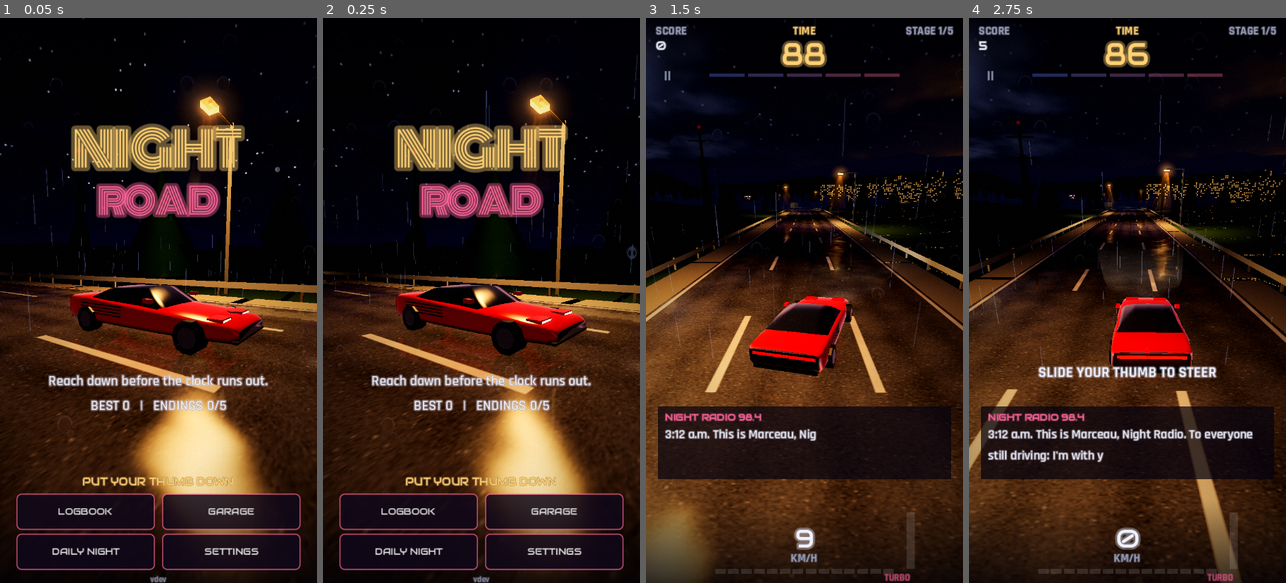
Above: before the commit, frames 1-4 (left to right).
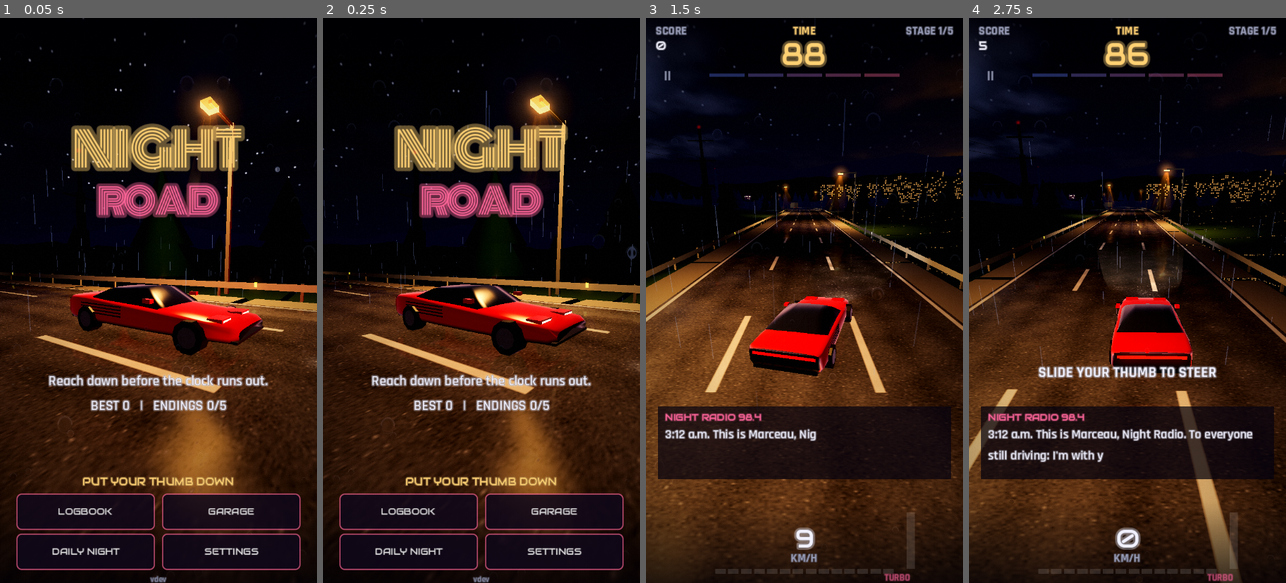
Above: after the commit, the same moments.

Repository: s3str4/IPHONEDUO
Game: Godot game, scene res://scenes/main.tscn
The game is run twice, just before and just after one commit, with the same random seed, the same clock (stepped at 60 frames per second) and the same inputs.
Inputs (mouse positions are in pixels of both pictures, inside the frame that each line leads up to):
- Up to frame 1 (0.05 s): no input
- Up to frame 2 (0.25 s): no input
- Up to frame 3 (1.5 s): tap Enter at 0.5 s; move the mouse to (874, 272) at 0.52 s; hold Right 0.53-1.25 s; tap Shift at 0.6 s; click (874, 272) at 0.67 s; tap Space at 0.77 s; drag from (741, 328) to (788, 413) at 1.27 s
- Up to frame 4 (2.75 s): move the mouse to (1159, 176) at 2.02 s; hold Right from 2.03 s (still down); hold Q from 2.03 s (still down)

The runs differ from the first frame. In frame 1, 7.2% of the frame differs, in the area x 0-100%, y 16-92%; in frame 2, 5.4%; in frame 3, 2.7%; in frame 4, 0.5%.

Commit message:
Retours de test : musique audible, route lisible, plus de freeze aux chocs
Musique : en pleine course elle passait 17 dB sous le moteur, le vent et la
pluie (calculé sur les fichiers et les volumes du jeu) : remontée, bruitages
baissés, elle est maintenant ~5 dB sous eux.

Route : la tache blanche derrière la voiture était le reflet brillant des
lampadaires sur la chaussée mouillée (trouvé en coupant les lumières une à
une) : fortement réduit. Reflet miroir moins fort et plafonné, gerbes
d'eau plus discrètes, néon sous caisse moins éblouissant. Marquages : moins
glissants, ils renvoient la lumière des phares. Balises réfléchissantes sur
les glissières tous les 25 m (blanches à droite, orange à gauche) pour lire
les virages de loin.

Freeze : plus de micro-ralenti aux chocs et aux frôlages ; étincelles,
hologramme et voiture de police sont dessinés une fois, cachés, au
chargement, pour que le navigateur compile leurs shaders avant la course.

Co-Authored-By: Claude Opus 5.5 <noreply@anthropic.com>
Claude-Session: https://claude.ai/code/session_01KvDVzAi7Qc1dRUEBqzkxJE

Diff:
--- a/scripts/audio_director.gd
+++ b/scripts/audio_director.gd
@@ -60,7 +60,9 @@
 	_siren = _loop("siren", -80.0)
 	_music = AudioStreamPlayer.new()
 	_music.bus = AudioServer.get_bus_name(_music_bus)
-	_music.volume_db = -9.0
+	# Mélange : en pleine course, la musique passait 17 dB sous le moteur, le
+	# vent et la pluie (inaudible). Elle est maintenant ~5 dB sous les bruitages.
+	_music.volume_db = 0.0
 	add_child(_music)
 	for i in 6:
 		var p := AudioStreamPlayer.new()
@@ -86,12 +88,12 @@
 	var load := 1.0 if throttle > 0.0 else 0.55
 	_engine_low.pitch_scale = 0.55 + rpm * 1.25
 	_engine_high.pitch_scale = 0.5 + rpm * 1.15
-	_engine_low.volume_db = linear_to_db(lerpf(0.9, 0.45, rpm) * load * _engine_fade + 0.001) - 6.0
-	_engine_high.volume_db = linear_to_db(pow(rpm, 1.6) * load * 0.8 * _engine_fade + 0.001) - 6.0
+	_engine_low.volume_db = linear_to_db(lerpf(0.9, 0.45, rpm) * load * _engine_fade + 0.001) - 9.0
+	_engine_high.volume_db = linear_to_db(pow(rpm, 1.6) * load * 0.8 * _engine_fade + 0.001) - 9.0
 	var v := clampf(speed / CarPhysics.TOP_SPEED, 0.0, 1.0)
-	_wind.volume_db = linear_to_db(v * v * 0.7 + 0.001) - 4.0
-	_tires.volume_db = linear_to_db(pow(v, 1.4) * rain_amount * 0.6 + 0.001) - 6.0
-	_rain.volume_db = linear_to_db((0.0 if tunnel else rain_amount) * 0.7 + 0.001) - 4.0
+	_wind.volume_db = linear_to_db(v * v * 0.7 + 0.001) - 7.0
+	_tires.volume_db = linear_to_db(pow(v, 1.4) * rain_amount * 0.6 + 0.001) - 9.0
+	_rain.volume_db = linear_to_db((0.0 if tunnel else rain_amount) * 0.7 + 0.001) - 7.0
 	_reverb.wet = move_toward(_reverb.wet, 0.35 if tunnel else 0.0, delta * 1.5)
 
 
--- a/scripts/car_view.gd
+++ b/scripts/car_view.gd
@@ -87,13 +87,20 @@
 
 ## Gerbes d'eau : intensité 0..1 (vitesse × humidité), teintées par la lumière.
 func set_spray(amount: float, light: float) -> void:
-	var lit := 0.5 + light * 0.9
+	var lit := 0.4 + light * 0.5
 	_spray_material.set_shader_parameter("amount", amount)
 	_spray_material.set_shader_parameter("tint", Vector3(0.62, 0.68, 0.8) * lit)
 	_spray.visible = amount > 0.02
 
 
 ## Gerbe d'étincelles du côté touché (-1 gauche, 1 droite, 0 devant).
+## Préchauffage : une gerbe tirée hors de vue (voir Main).
+func warm_sparks(where: Vector3) -> void:
+	_sparks.global_position = where
+	_sparks.restart()
+	_sparks.emitting = true
+
+
 func sparks(side: float) -> void:
 	_sparks.position = Vector3(side * 0.95, 0.4, -1.6 if side == 0.0 else 0.3)
 	_sparks.restart()
--- a/scripts/main.gd
+++ b/scripts/main.gd
@@ -104,6 +104,8 @@
 var _ghost_lost := false
 var _run_time := 0.0
 var _seed := 1
+## Préchauffage des effets rares (voir _warm_up_step), en images restantes.
+var _warm_frames := 4
 var _share: ShareCard
 ## Brouillard et météo courants, qui glissent vers ceux de l'ambiance.
 var _fog_scale := 1.0
@@ -259,8 +261,7 @@
 			hud.hint("TURBO PRÊT : GLISSE LE POUCE VERS LE HAUT"))
 	hud.resume_requested.connect(_set_paused.bind(false))
 	game.near_miss.connect(func(_p: int) -> void:
-		audio.play("whoosh", -4.0, randf_range(0.9, 1.15))
-		_slowmo(0.4, 150))
+		audio.play("whoosh", -4.0, randf_range(0.9, 1.15)))
 	game.station_reached.connect(func(_i: int, _t: float) -> void: audio.play("chime", -6.0))
 
 	game.station_reached.connect(_on_station)
@@ -324,7 +325,7 @@
 func _impact(side: float, strength: float) -> void:
 	car_view.sparks(side)
 	_hit = maxf(_hit, strength)
-	_slowmo(0.25, 200)
+	# Plus de micro-ralenti aux chocs : ressenti comme un freeze (retour de test).
 
 
 ## Micro-ralenti : le temps du jeu ralentit pendant `ms` millisecondes réelles.
@@ -530,6 +531,7 @@
 	traffic_view.sync(traffic, track)
 	police_view.sync(police, car, track, builder.water_side, delta)
 	_update_ghost()
+	_warm_up_step()
 	var ram_side := 99
 	if police.state == Police.State.RAM:
 		var dx := police.ram_x - car.x
@@ -696,7 +698,8 @@
 	# Le néon sous caisse éclaire la chaussée (et se reflète dedans).
 	var neon := car_view.neon_color()
 	if neon != Color.BLACK:
-		sources.append([car_view.global_position + Vector3.UP * 0.25, neon, 7.0, 3.0])
+		# Discret : plus fort, il saturait en tache blanche derrière la voiture.
+		sources.append([car_view.global_position + Vector3.UP * 0.25, neon, 5.0, 1.1])
 	sources.append_array(_ending.get("lights", []))
 	sources.append_array(police_view.light_sources())
 	_lights.update(sources, cam, delta)
@@ -855,6 +858,23 @@
 	_overlay_at = _time + ENDING_SCENE_TIME
 
 
+## Préchauffage : les effets rares (étincelles, hologramme du fantôme, voiture
+## de police et ses gyrophares) sont dessinés quelques images, cachés sous la
+## route, pendant le chargement. Le navigateur compile leurs shaders à ce
+## moment-là plutôt qu'au premier choc (qui figeait l'image un instant).
+func _warm_up_step() -> void:
+	if _warm_frames <= 0:
+		return
+	_warm_frames -= 1
+	var hidden := track.transform_at(car.s + 14.0, 0.0, -2.5)
+	var done := _warm_frames == 0
+	ghost_view.visible = not done
+	ghost_view.transform = hidden
+	police_view.warm_up(hidden, not done)
+	if _warm_frames == 3:
+		car_view.warm_sparks(hidden.origin)
+
+
 ## Fantôme : affiché tant qu'il suit la même route, écart en secondes à l'écran.
 func _update_ghost() -> void:
 	if ghost == null or _ghost_lost or game.state == GameRun.State.WAITING or _anchor < INF:
--- a/scripts/police_view.gd
+++ b/scripts/police_view.gd
@@ -63,6 +63,14 @@
 	return mi
 
 
+## Préchauffage (voir Main) : visible, gyrophares allumés, à l'endroit donné.
+func warm_up(where: Transform3D, on: bool) -> void:
+	visible = on
+	transform = where
+	_red.visible = on
+	_blue.visible = on
+
+
 ## Rouge allumé pendant la première moitié de la période, bleu ensuite.
 static func red_on(t: float) -> bool:
 	return fmod(t, FLASH) < FLASH * 0.5
--- a/scripts/road_builder.gd
+++ b/scripts/road_builder.gd
@@ -89,8 +89,10 @@
 	road_material.shader = surface
 	road_material.set_shader_parameter("albedo_tex", load("res://assets/textures/road.png"))
 	road_material.set_shader_parameter("wet", 0.9)
-	road_material.set_shader_parameter("reflectivity", 0.85)
-	road_material.set_shader_parameter("specular_strength", 0.5)
+	# Reflets plus discrets : la route mouillée gênait la lecture (retour de test).
+	road_material.set_shader_parameter("reflectivity", 0.5)
+	road_material.set_shader_parameter("specular_strength", 0.05)
+	road_material.set_shader_parameter("marking", 1.0)
 	road_material.set_shader_parameter("ripples", 0.25)
 	env_material = ShaderMaterial.new()
 	env_material.shader = surface
@@ -357,6 +359,7 @@
 		match phase - GROUND_SLICES:
 			1:
 				_build_rails(env, s0, s1)
+				_build_delineators(glow, s0, s1)
 				_build_lamps(env, glow, s0, s1)
 			2:
 				_build_trees(env, job["index"], s0, s1)
@@ -798,6 +801,22 @@
 				_box(st, _road_pos(sa, x + 0.15 * side, 0.0), track.yaw_at(sa), Vector3(0.12, 0.8, 0.12), post, la)
 
 
+## Balises réfléchissantes sur les glissières, tous les 25 m : blanches à
+## droite, orange à gauche, comme sur l'autoroute. De loin, elles dessinent le
+## virage qui arrive (lisibilité de nuit, sous la pluie).
+const DELINEATOR_SPACING := 25.0
+
+
+func _build_delineators(glow: SurfaceTool, s0: float, s1: float) -> void:
+	for s in _every(DELINEATOR_SPACING, 0.0, s0, s1):
+		if in_tunnel(s) or _near_checkpoint(s, 30.0):
+			continue
+		var yaw := track.yaw_at(s)
+		for side in [-1.0, 1.0]:
+			var c := Color(1.0, 0.95, 0.85) if side > 0.0 else Color(1.0, 0.55, 0.15)
+			_glow_box(glow, _road_pos(s, 7.9 * side, 0.58), yaw, Vector3(0.07, 0.24, 0.12), c, 2.2)
+
+
 func _build_lamps(env: SurfaceTool, glow: SurfaceTool, s0: float, s1: float) -> void:
 	var pole := Color(0.2, 0.21, 0.23)
 	var lamp_color: Color = _theme.get("lamp_color", LAMP_COLOR)
--- a/shaders/night_spray.gdshader
+++ b/shaders/night_spray.gdshader
@@ -14,5 +14,6 @@
 	float along = (1.0 - UV.y) * smoothstep(0.0, 0.08, UV.y);
 	float across = 1.0 - abs(UV.x - 0.5) * 2.0;
 	ALBEDO = tint;
-	ALPHA = clamp(amount * mist * along * across * 2.6, 0.0, 0.85);
+	// Discrète : plus opaque, elle cachait la route derrière la voiture.
+	ALPHA = clamp(amount * mist * along * across * 1.5, 0.0, 0.45);
 }
--- a/shaders/night_surface.gdshader
+++ b/shaders/night_surface.gdshader
@@ -19,6 +19,9 @@
 uniform vec3 baked_tint = vec3(1.0, 0.62, 0.28);
 uniform float baked_strength = 1.6;
 uniform float ripples = 0.0;
+// Route : la peinture des marquages (texels clairs) est moins glissante sous la
+// pluie et renvoie la lumière des phares vers la voiture (rétroréflexion).
+uniform float marking = 0.0;
 
 void fragment() {
 	vec3 P = (INV_VIEW_MATRIX * vec4(VERTEX, 1.0)).xyz;
@@ -35,6 +38,8 @@
 	vec4 tex = texture(albedo_tex, UV * uv_scale);
 	vec3 base = tex.rgb * albedo_color.rgb * COLOR.rgb;
 	float wetness = wet * mix(0.45, 1.0, tex.a);
+	float paint = marking * smoothstep(0.18, 0.35, dot(tex.rgb, vec3(0.333)));
+	wetness *= 1.0 - paint * 0.75;
 
 	// Rides de pluie : la normale tremble un peu dans les flaques.
 	vec2 rip = vec2(0.0);
@@ -51,7 +56,8 @@
 	vec3 amb = sky_ambient.rgb * (0.4 + 0.6 * max(N.y, 0.0));
 	float far = smoothstep(80.0, 150.0, dist);
 	vec3 baked = baked_tint * COLOR.a * baked_strength * mix(0.25, 1.0, far);
-	vec3 col = base * (amb + dif + baked + night_headlight(P, N))
+	vec3 head = night_headlight(P, N);
+	vec3 col = base * (amb + dif + baked + head * (1.0 + paint * 2.5)) + base * paint * 0.05
 			+ spe * specular_strength * (0.1 + 0.9 * wetness * wetness);
 
 	// Reflet miroir : la caméra de réflexion voit la scène sous la route.
@@ -59,7 +65,7 @@
 		float fres = night_fresnel(N, V, 0.04);
 		vec2 ruv = SCREEN_UV + rip * 0.02;
 		vec3 refl = texture(reflection_tex, ruv).rgb;
-		float k = clamp(fres * wetness * reflectivity * 1.4, 0.0, 0.95);
+		float k = clamp(fres * wetness * reflectivity * 1.4, 0.0, 0.6);
 		col = col * (1.0 - k * 0.6) + refl * k;
 	}
 	col = mix(night_tonemap(col), fog_color.rgb, night_fog(dist));
